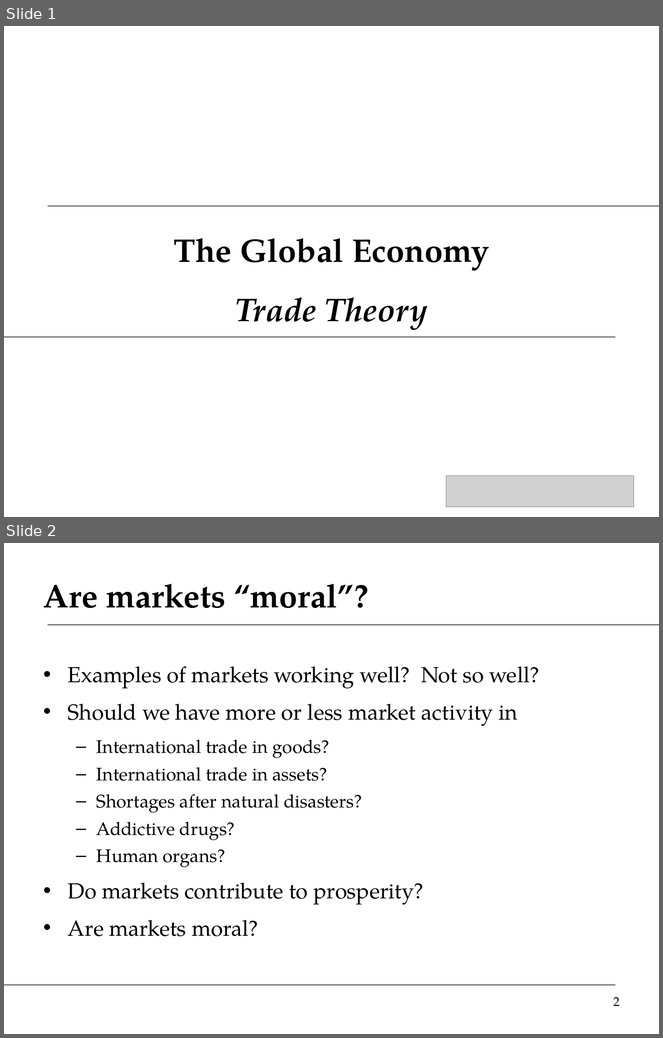
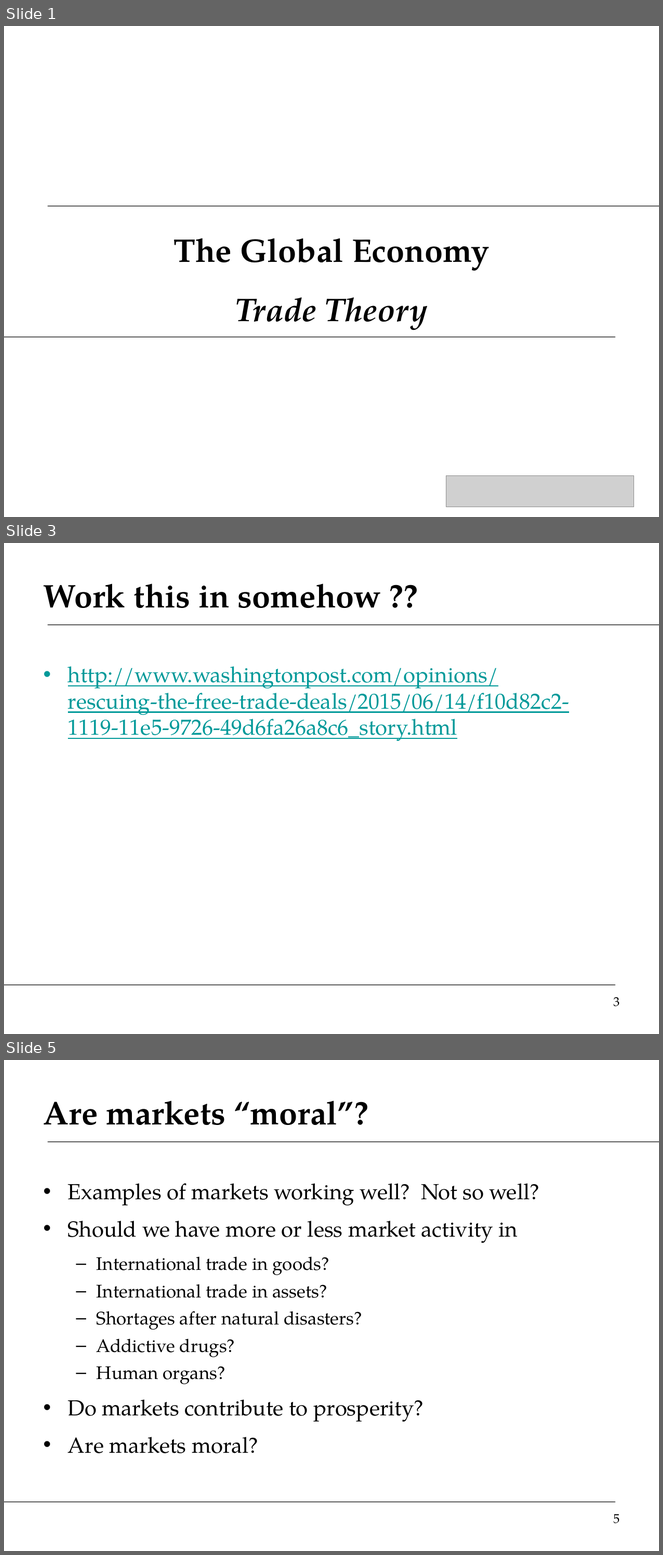
Before and after one commit to DaveBackus/Global_Economy, a slide deck: Slides/slides_trade_f14.pptx. Shown one above the other, each under a label of ours: slides 1 and 2 before the commit, slides 1, 3 and 5 after it; the slides between them are not shown. The pictures are 663x1038 and 663x1555 pixels, drawn with LibreOffice and Linux fonts; fonts in the diff are those of the drawing; grey boxes stand for pictures. Boxes give left, top, right and bottom in pixels: in the first picture for what was removed or moved away, otherwise in the second. Text is boxed around its words. In the diff, an @@ line names an element or a change of style, - is before the commit and + after.

```diff
--- a/Slides/slides_trade_f14.pptx
+++ b/Slides/slides_trade_f14.pptx
@@ slide 3 added at [4,543,659,1034], background #FFFFFF; not listed: 2 template elements that a slide beside it also shows @@
@@ title added at [44,584,381,608], 36 pt, text #000000, bold @@
+Work this in somehow ??
@@ text added at [68,666,569,741], 24 pt, text #009999, underline @@
+• http://www.washingtonpost.com/opinions/rescuing-the-free-trade-deals/2015/06/14/f10d82c2-1119-11e5-9726-49d6fa26a8c6_story.html
@@ page number added at [613,997,620,1007], 14 pt, text #000000 @@
+3
@@ what was slide 2 is now slide 5 @@
@@ page number at [613,1514,620,1524]: text changed @@
-2
+5
```
Also in this commit, not shown: 2 other slides added, 23 other files.
